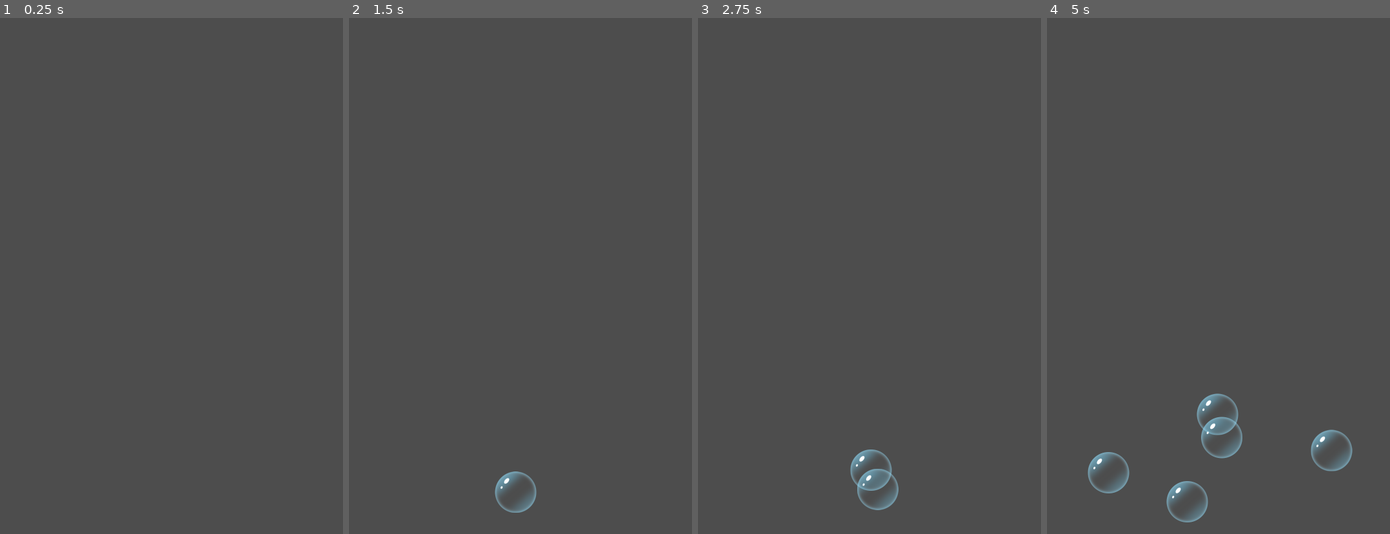
Above: before the commit, frames 1-4 (left to right).
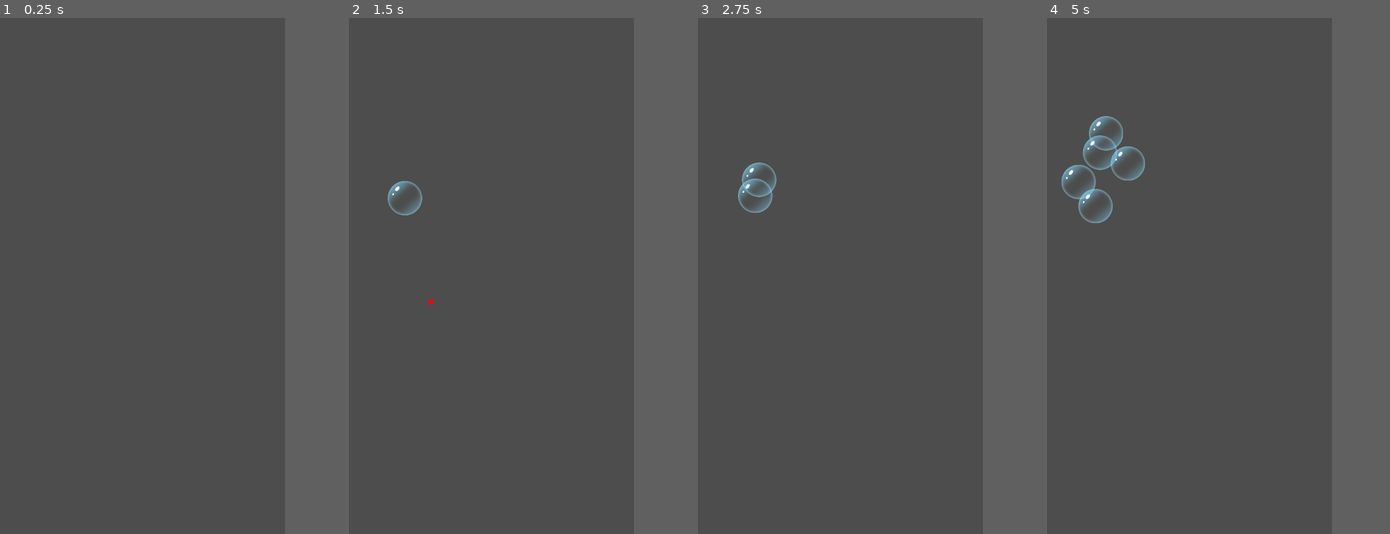
Above: after the commit, the same moments.

Repository: HybridAU/bubble-pop
Game: Godot game, scene res://root.tscn
Same seed, same stepped clock (60 frames per second), same inputs: the game is played once before the commit and once after it.
Inputs (mouse positions are in pixels of both pictures, inside the frame that each line leads up to):
- Up to frame 1 (0.25 s): no input
- Up to frame 2 (1.5 s): tap Enter at 0.5 s; move the mouse to (595, 250) at 0.52 s; click (595, 250) at 0.67 s; move the mouse to (448, 301) at 1.27 s; click (448, 301) at 1.42 s
- Up to frame 3 (2.75 s): move the mouse to (900, 162) at 2.02 s; click (900, 162) at 2.17 s
- Up to frame 4 (5 s): move the mouse to (1197, 379) at 2.77 s; click (1197, 379) at 2.92 s; move the mouse to (1321, 353) at 3.52 s; click (1321, 353) at 3.67 s; move the mouse to (1112, 198) at 4.27 s; click (1112, 198) at 4.42 s
The window is 540x800 before the commit and 450x800 after it. Grey fills any space a smaller window leaves; there, only what the larger window draws over its background counts as a difference.

The runs differ from the first frame. In frame 1, only the window size differs. In frame 2, 0.7% of the frame differs, in the area x 11-55%, y 31-96%; in frame 3, 1.3%; in frame 4, 3.2%, in the area x 4-90%, y 19-98%.
Error before the commit: Invalid assignment of property or key 'global_position' with value of type 'int' on a base object of type 'Node2D'. (res://scripts/root.gd:21)
Error after the commit: Invalid access to property or key 'position' on a base object of type 'InputEventKey'. (res://scripts/root.gd:12)

Commit message:
Update export details and add touch icon when no queue

Diff:
--- /dev/null
+++ b/assets/Touch Icon/touch.svg
@@ -0,0 +1,48 @@
+<?xml version="1.0" encoding="UTF-8" standalone="no"?>
+<!-- Created with Inkscape (http://www.inkscape.org/) -->
+
+<svg
+   width="20"
+   height="20"
+   viewBox="0 0 20 20"
+   version="1.1"
+   id="svg1"
+   inkscape:version="1.4.3 (0d15f75042, 2025-12-25)"
+   sodipodi:docname="touch.svg"
+   xmlns:inkscape="http://www.inkscape.org/namespaces/inkscape"
+   xmlns:sodipodi="http://sodipodi.sourceforge.net/DTD/sodipodi-0.dtd"
+   xmlns="http://www.w3.org/2000/svg"
+   xmlns:svg="http://www.w3.org/2000/svg">
+  <sodipodi:namedview
+     id="namedview1"
+     pagecolor="#ffffff"
+     bordercolor="#000000"
+     borderopacity="0.25"
+     inkscape:showpageshadow="2"
+     inkscape:pageopacity="0.0"
+     inkscape:pagecheckerboard="0"
+     inkscape:deskcolor="#d1d1d1"
+     inkscape:document-units="px"
+     inkscape:zoom="8"
+     inkscape:cx="14.6875"
+     inkscape:cy="21.3125"
+     inkscape:window-width="2560"
+     inkscape:window-height="1368"
+     inkscape:window-x="0"
+     inkscape:window-y="0"
+     inkscape:window-maximized="1"
+     inkscape:current-layer="layer1" />
+  <defs
+     id="defs1" />
+  <g
+     inkscape:label="Layer 1"
+     inkscape:groupmode="layer"
+     id="layer1">
+    <circle
+       style="fill:#ff0000;stroke-width:1.50278;fill-opacity:1"
+       id="path1"
+       cx="10"
+       cy="10"
+       r="10" />
+  </g>
+</svg>
--- a/project.godot
+++ b/project.godot
@@ -19,6 +19,8 @@
 
 window/size/viewport_width=1080
 window/size/viewport_height=1920
+window/stretch/mode="viewport"
+window/stretch/aspect="expand"
 window/handheld/orientation=1
 
 [input_devices]
--- a/scripts/root.gd
+++ b/scripts/root.gd
@@ -4,7 +4,7 @@
 # Touch point
 var touch_point = preload("res://touch_point.tscn")
 var live_touch_point = touch_point.instantiate()
-var touch_position = 0
+var touch_position = Vector2(-20,-20)
 
 @onready var timer = $BubbleSpawnTimer
 
--- a/scripts/trail.gd
+++ b/scripts/trail.gd
@@ -20,5 +20,5 @@
 
 func _input(event: InputEvent) -> void:
 	if event is InputEventMouseButton:
-		if event.is_released():
+		if event.is_released() or event.is_pressed():
 			queue.clear()
--- a/touch_point.tscn
+++ b/touch_point.tscn
@@ -1,5 +1,6 @@
 [gd_scene format=3 uid="uid://dfpn72s4hn6ll"]
 
+[ext_resource type="Texture2D" uid="uid://cb2w7d2kamdlt" path="res://assets/Touch Icon/touch.svg" id="1_nq6iu"]
 [ext_resource type="Script" uid="uid://bnk8a3dnmek3n" path="res://scripts/trail.gd" id="2_nq6iu"]
 
 [sub_resource type="Curve" id="Curve_nq6iu"]
@@ -15,13 +16,17 @@
 
 [node name="TouchPoint" type="Node2D" unique_id=126556268]
 
+[node name="Sprite2D" type="Sprite2D" parent="." unique_id=208524434]
+texture = ExtResource("1_nq6iu")
+
 [node name="Trail" type="Line2D" parent="." unique_id=1374513920]
 top_level = true
+z_index = -1
 width = 20.0
 width_curve = SubResource("Curve_nq6iu")
 gradient = SubResource("Gradient_ee2ur")
 script = ExtResource("2_nq6iu")
-MAX_LENGTH = 15
+MAX_LENGTH = 20
 
 [node name="CharacterBody2D" type="CharacterBody2D" parent="." unique_id=1236220287]
 
Not shown, added: assets/Touch Icon/touch.svg.import
Not shown, changed: export_presets.cfg
